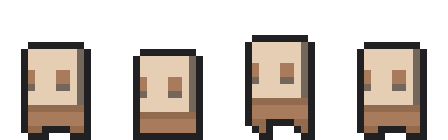
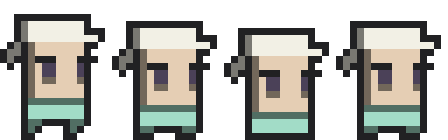
Revision of a layered 448px x 140px image; what changed, layer by layer:
renamed "Vrstva 3" to "farmer_right", moved it above "Layer 0", painted on it over (x1=0, y1=14, x2=441, y2=140)
removed layer "Vrstva 1" over (x1=21, y1=42, x2=203, y2=140)
renamed "Vrstva 2" to "Layer 0", hid it, painted on it over (x1=0, y1=14, x2=441, y2=140)
